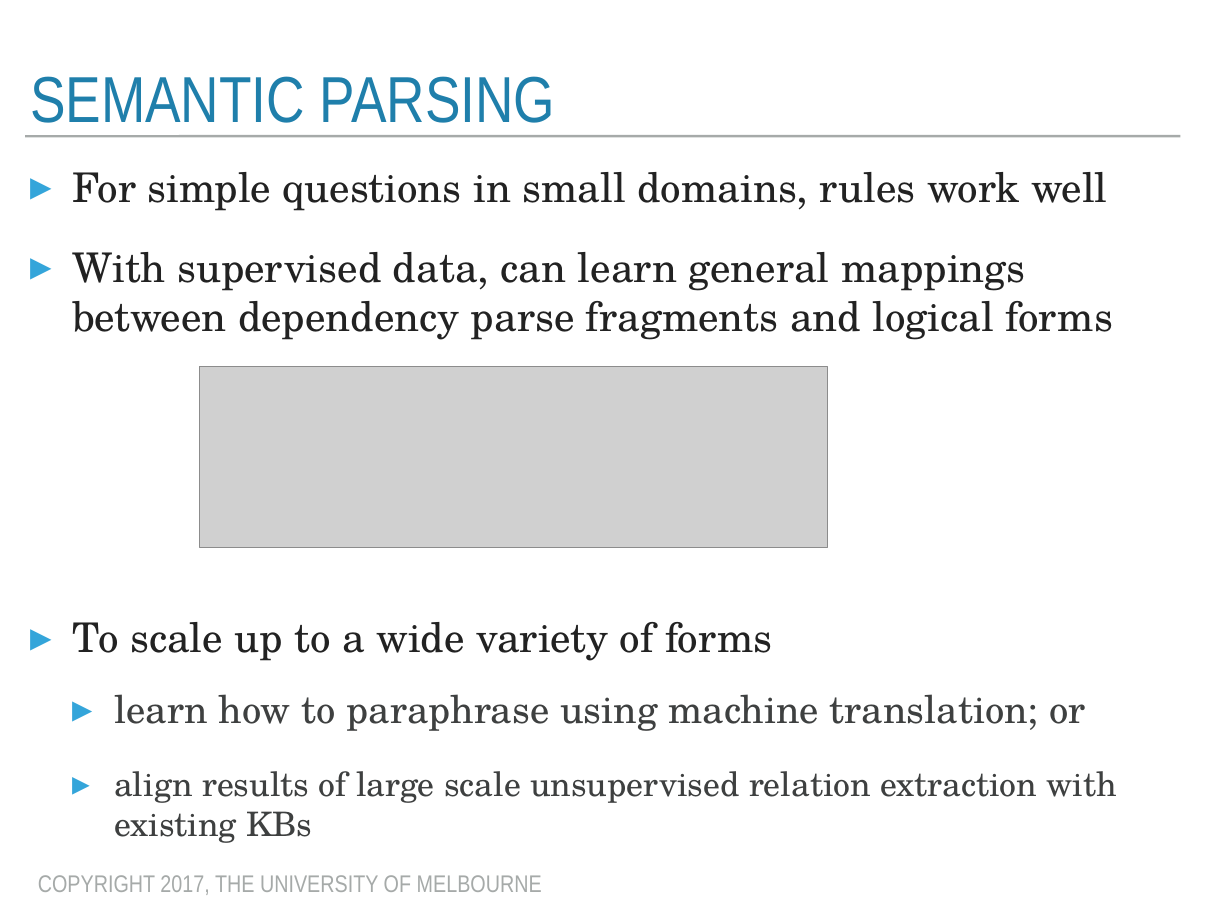
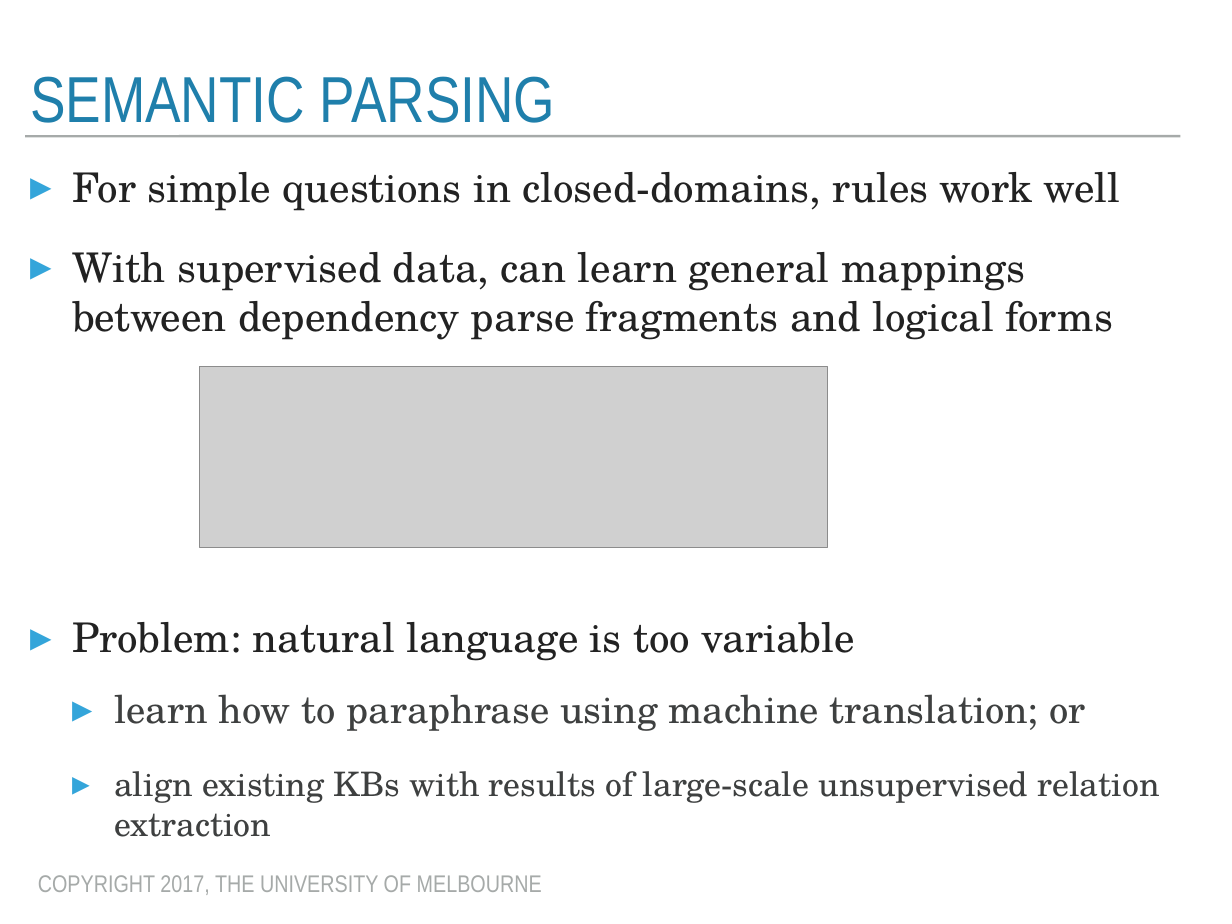
Before and after one commit to trevorcohn/comp90042, a slide deck: slide 8 of slides/WSTA_L12_question answering.pptx (slide 7 before the commit). Drawn at 1232x924 pixels with LibreOffice and Linux fonts; fonts in the diff are those of the drawing; grey boxes stand for pictures. Boxes give left, top, right and bottom in pixels: in the first picture for what was removed or moved away, otherwise in the second. Text is boxed around its words. In the diff, an @@ line names an element or a change of style, - is before the commit and + after.

```diff
--- a/slides/WSTA_L12_question answering.pptx
+++ b/slides/WSTA_L12_question answering.pptx
@@ text at bbox=[72, 172, 1121, 211]: text changed @@
-▸ For simple questions in small domains, rules work well
+▸ For simple questions in closed-domains, rules work well
@@ text at bbox=[72, 622, 855, 661]: text changed @@
-▸ To scale up to a wide variety of forms
+▸ Problem: natural language is too variable
@@ text at bbox=[114, 771, 1160, 837]: text changed @@
-    ▸ align results of large scale unsupervised relation extraction with existing KBs
+    ▸ align existing KBs with results of large-scale unsupervised relation extraction
```
Also in this commit, not shown: 17 other slides changed, 2 slides added, 2 other files.
